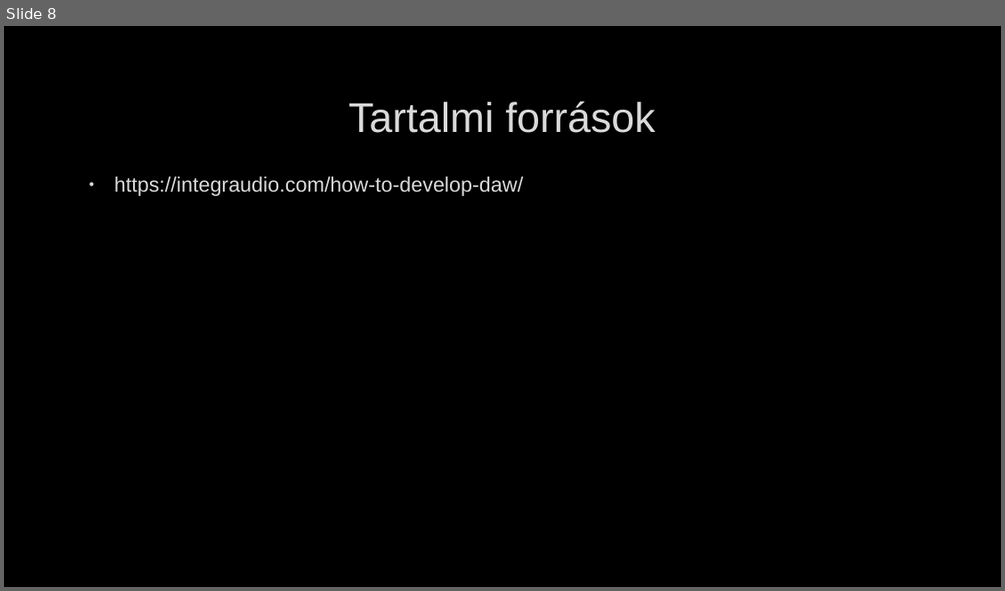
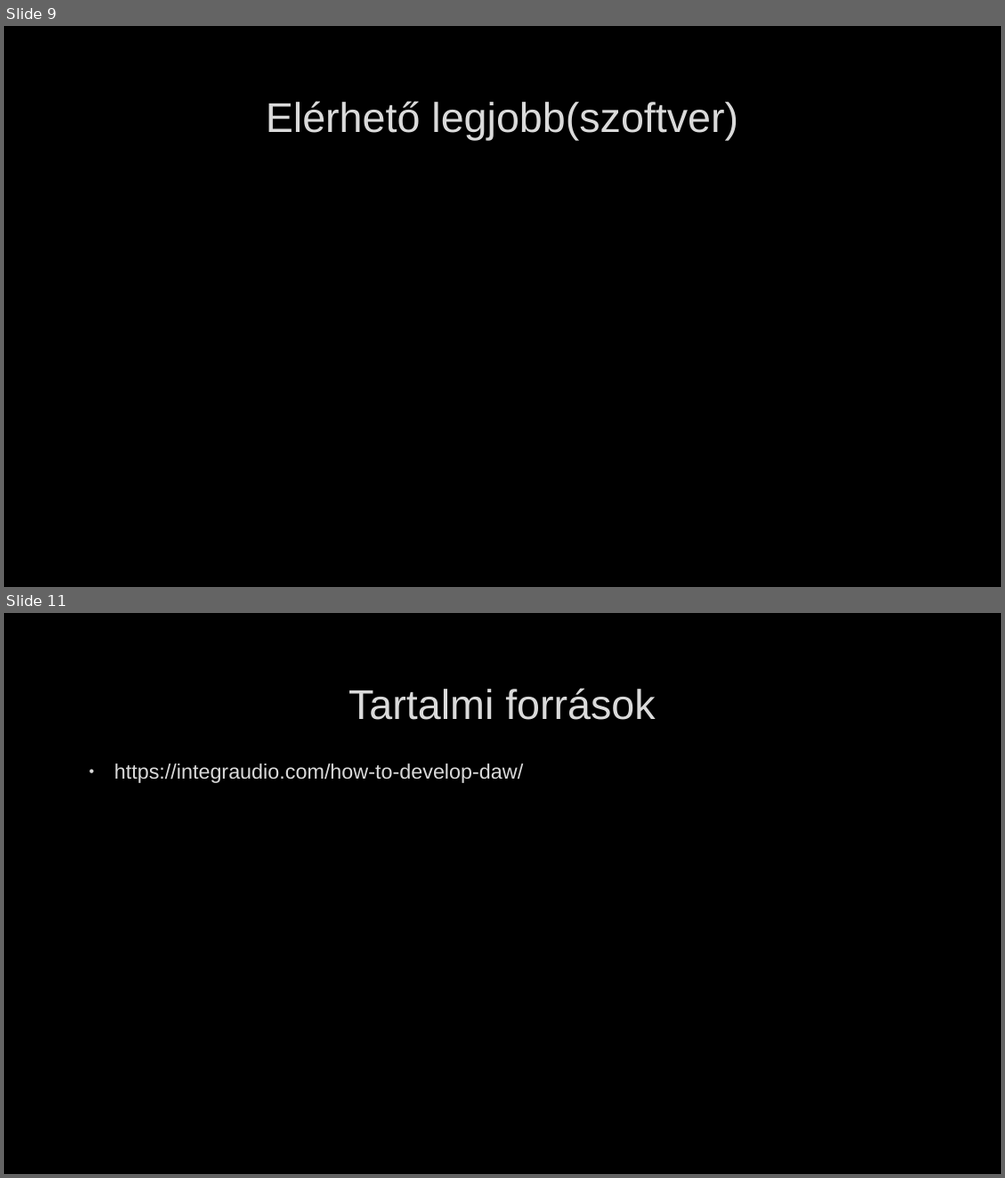
Before and after one commit to TatraiDominik/DAW-PPT, a slide deck: DAW.pptx. Shown one above the other, each under a label of ours: slide 8 before the commit, slides 9 and 11 after it; the slides between them are not shown. The pictures are 1005x591 and 1005x1178 pixels, drawn with LibreOffice and Linux fonts; fonts in the diff are those of the drawing; background and template pictures are left out. Boxes give left, top, right and bottom in pixels: in the first picture for what was removed or moved away, otherwise in the second. Text is boxed around its words. In the diff, an @@ line names an element or a change of style, - is before the commit and + after.

Commit message:
"Működés, programozás, szoftver" diák létrehozása

```diff
--- a/DAW.pptx
+++ b/DAW.pptx
@@ slide 9 added at <box>4,26,1001,587</box>, background picture (left out) @@
@@ title added at <box>266,101,738,140</box>, 40 pt, text #DADADA @@
+Elérhető legjobb(szoftver)
@@ what was slide 8 is now slide 11 @@
```
Also in this commit, not shown: 3 slides changed, 3 other slides added, 1 slide removed.
